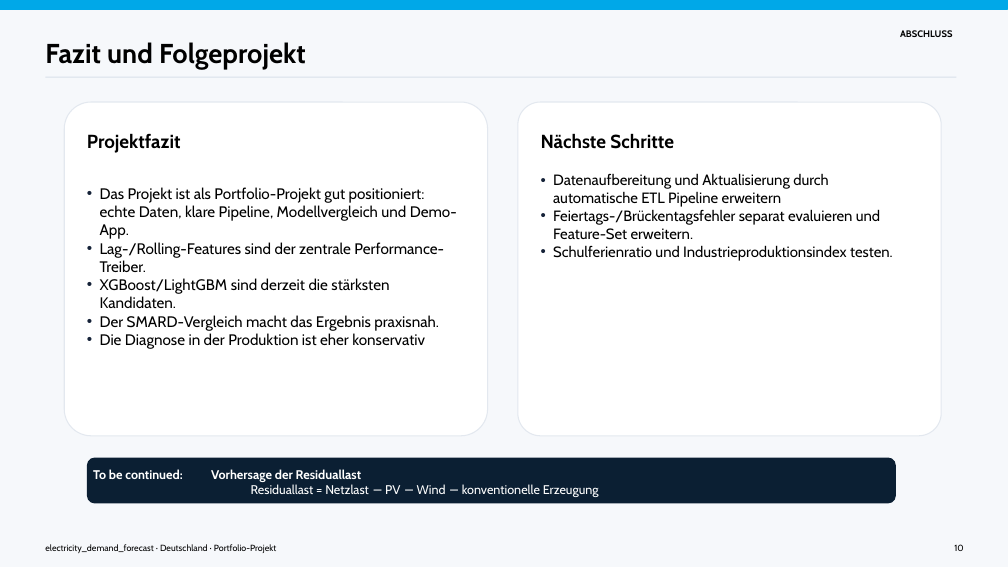
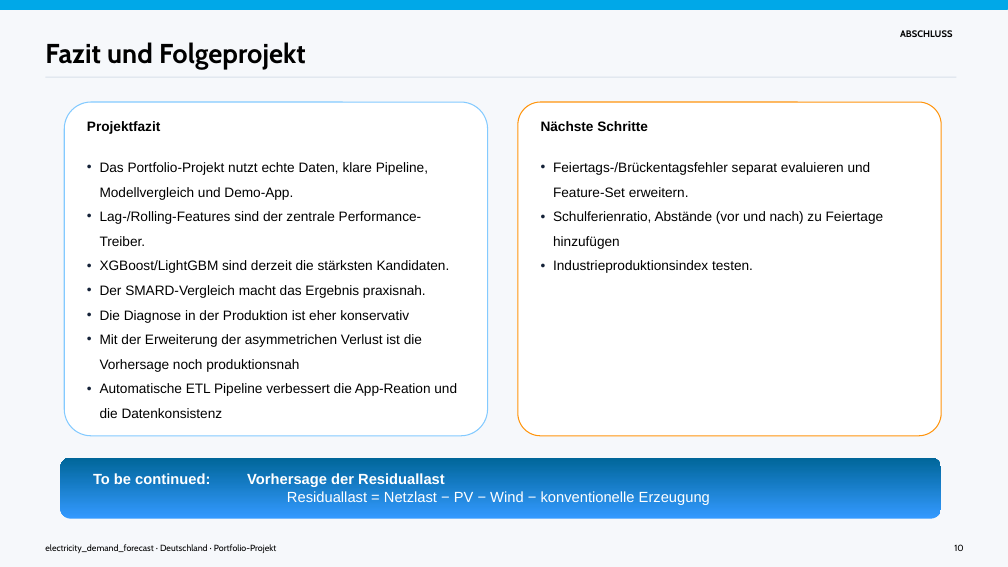
Before and after one commit to SW-oasen/electricity_price_forecast, a slide deck: slide 12 of presentation/orig/Stromverbrauch_Vorhersagen_v2.odp. Drawn at 1008x567 pixels with LibreOffice and Linux fonts; fonts in the diff are those of the drawing. Boxes give left, top, right and bottom in pixels: in the first picture for what was removed or moved away, otherwise in the second. Text is boxed around its words. In the diff, an @@ line names an element or a change of style, - is before the commit and + after.

Commit message:
added ETL pipeline, updated readme, project_context and presentation

```diff
--- a/presentation/orig/Stromverbrauch_Vorhersagen_v2.odp
+++ b/presentation/orig/Stromverbrauch_Vorhersagen_v2.odp
@@ rounded rectangle at (64, 102, 488, 436): outline #E3E8EF 0.99 pt to #83CAFF 0.99 pt @@
@@ text "Projektfazit": place and size @@
-text "Projektfazit" at (100, 187, 457, 349)
+text "Projektfazit" at (87, 121, 457, 418)
@@ rounded rectangle at (518, 102, 941, 436): outline #E3E8EF 0.99 pt to #FF950E 0.99 pt @@
@@ text at (87, 121, 428, 200): text changed; size 14.5 to 13 pt; font Cabin to Arial @@
-• Das Projekt ist als Portfolio-Projekt gut positioniert: echte Daten, klare Pipeline, Modellvergleich und Demo-App.
+Projektfazit
+• Das Portfolio-Projekt nutzt echte Daten, klare Pipeline, Modellvergleich und Demo-App.
@@ text removed at (87, 133, 181, 153) @@
-Projektfazit
@@ text at (541, 121, 648, 131): text changed; size 14.2 to 13 pt; font Cabin to Arial; bold on @@
-• Datenaufbereitung und Aktualisierung durch automatische ETL Pipeline erweitern
+Nächste Schritte
@@ text "Nächste Schritte": place and size @@
-text "Nächste Schritte" at (553, 173, 893, 261)
+text "Nächste Schritte" at (541, 121, 884, 273)
@@ text removed at (541, 133, 674, 149) @@
-Nächste Schritte
@@ text at (553, 162, 871, 197): size 14.2 to 13 pt, font Cabin to Arial in "Feiertags-/Brückentagsfehler separat evaluieren und Feature- ..."; line spacing 1 to 1.5 @@
@@ text at (100, 211, 450, 323): size 14.5 to 13 pt, font Cabin to Arial in "Lag-/Rolling-Features sind der zentrale Performance-Treiber.", "XGBoost/LightGBM sind derzeit die stärksten Kandidaten.", "Der SMARD-Vergleich macht das Ergebnis praxisnah.", "Die Diagnose in der Produktion ist eher ..."; line spacing 1 to 1.5 @@
@@ text at (553, 211, 884, 273): text changed; size 14.2 to 13 pt; font Cabin to Arial @@
-• Schulferienratio und Industrieproduktionsindex testen.
+• Schulferienratio, Abstände (vor und nach) zu Feiertage hinzufügen
+• Industrieproduktionsindex testen.
@@ text at (100, 334, 457, 418): paragraphs added @@
+• Mit der Erweiterung der asymmetrichen Verlust ist die Vorhersage noch produktionsnah
+• Automatische ETL Pipeline verbessert die App-Reation und die Datenkonsistenz
@@ rounded rectangle: place and size @@
-rounded rectangle at (87, 457, 896, 504)
+rounded rectangle at (60, 457, 941, 519)
@@ rounded rectangle at (60, 457, 941, 519): fill #0B1F33 to gradient #3399FF to #006699 @@
@@ text "To be continued: Vorhersage der ..." at (93, 473, 710, 505): size 12 to 14 pt, font Cabin to Arial @@
```
Also in this commit, not shown: 11 other slides changed, 20 other files.
